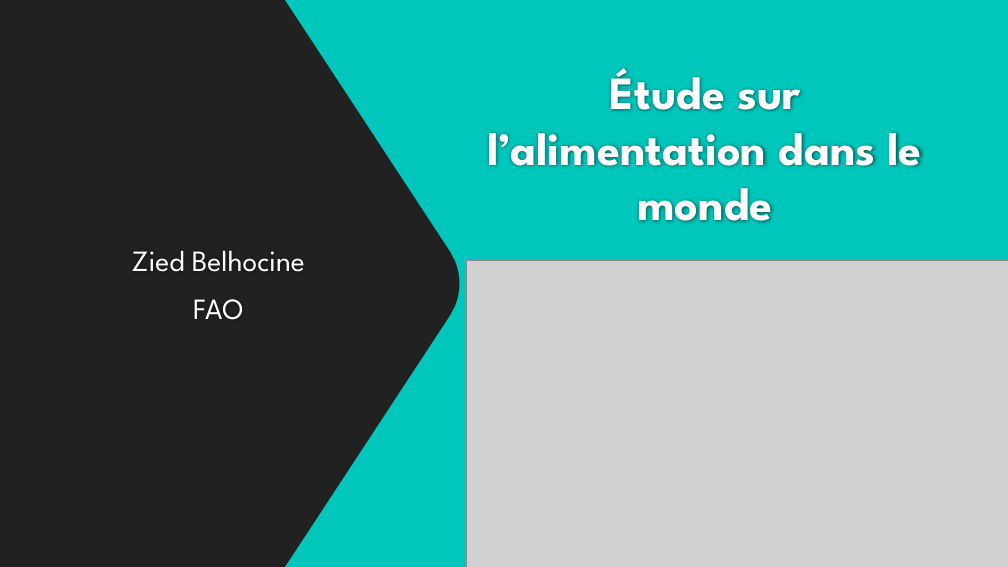
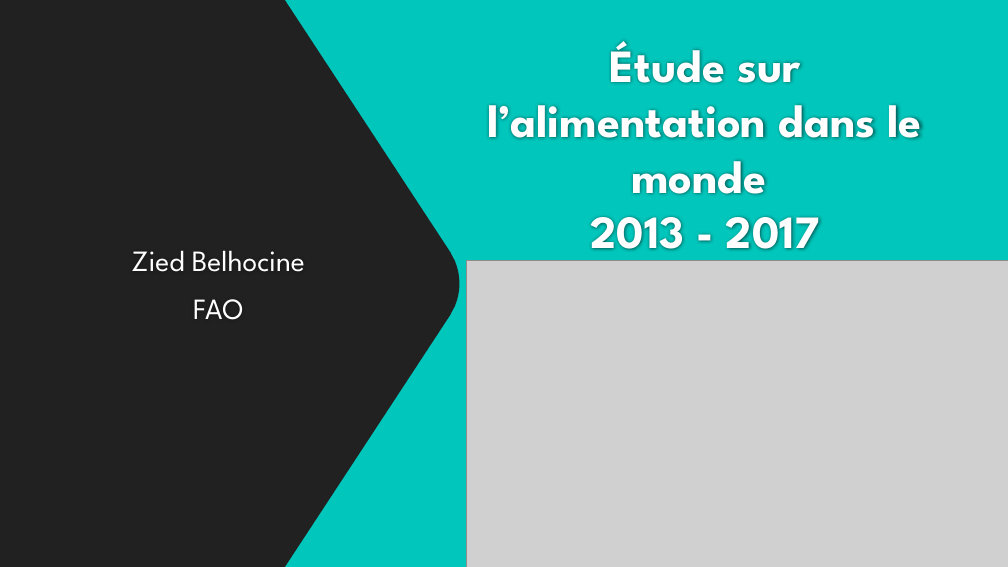
Before and after one commit to ziedbelhocine/Cours-OC, a slide deck: slide 1 of Data_Analyst/Projet_4/Template+de+présentation_Faim_monde-V2.pptx. Drawn at 1008x567 pixels with LibreOffice and Linux fonts; fonts in the diff are those of the drawing; grey boxes stand for pictures; background and template pictures are left out. Boxes give left, top, right and bottom in pixels: in the first picture for what was removed or moved away, otherwise in the second. Text is boxed around its words. In the diff, an @@ line names an element or a change of style, - is before the commit and + after.

```diff
--- a/Data_Analyst/Projet_4/Template+de+présentation_Faim_monde-V2.pptx
+++ b/Data_Analyst/Projet_4/Template+de+présentation_Faim_monde-V2.pptx
@@ title at (x1=488, y1=41, x2=921, y2=262): text changed @@
-Étude sur l’alimentation dans le monde
+Étude sur l’alimentation dans le monde
+2013 - 2017
```
Also in this commit, not shown: 5 other slides changed, 2 slides added, 2 slides removed, 13 other files.
